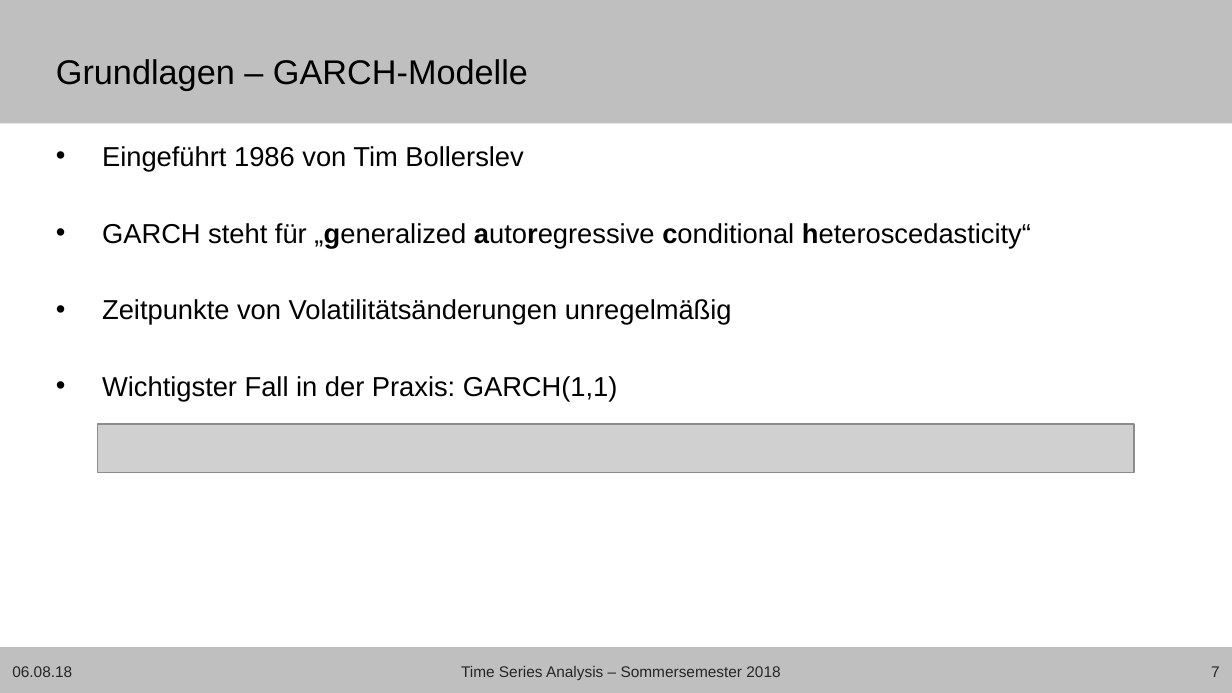
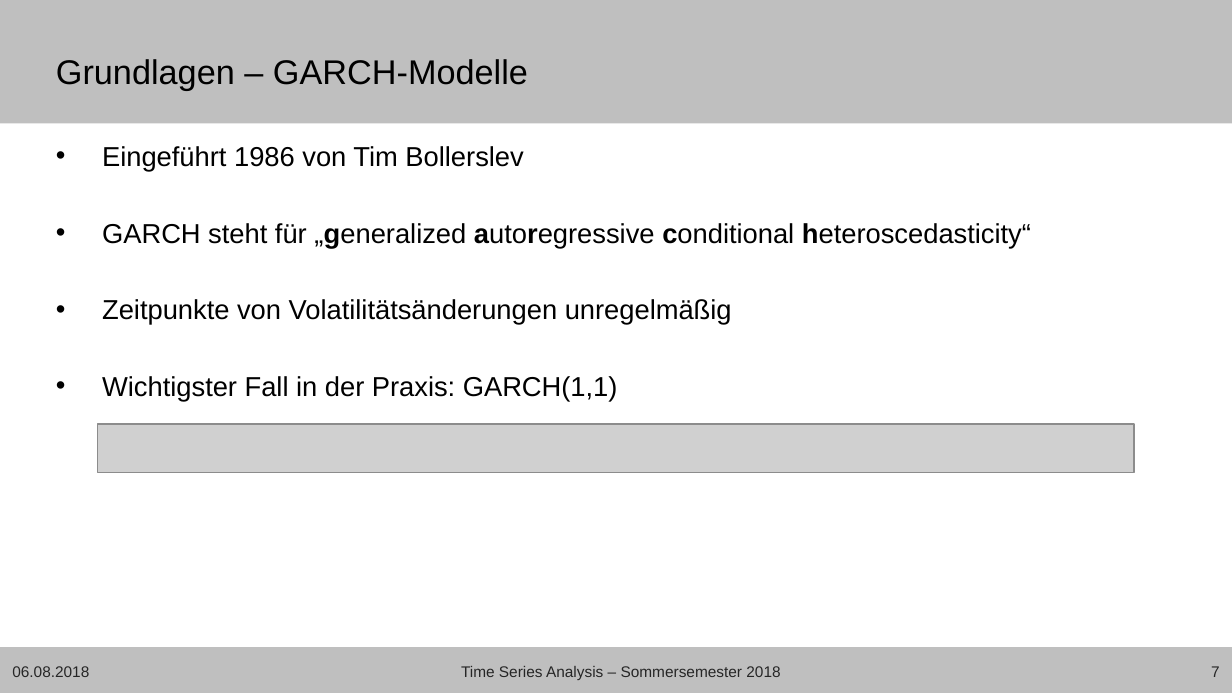
Before and after one commit to Janis90/time-series-anaysis, a slide deck: slide 7 of presentation/tsa_presentation_final.pptx. Drawn at 1232x693 pixels with LibreOffice and Linux fonts; fonts in the diff are those of the drawing; grey boxes stand for pictures; background and template pictures are left out. Boxes give left, top, right and bottom in pixels: in the first picture for what was removed or moved away, otherwise in the second. Text is boxed around its words. In the diff, an @@ line names an element or a change of style, - is before the commit and + after.

```diff
--- a/presentation/tsa_presentation_final.pptx
+++ b/presentation/tsa_presentation_final.pptx
@@ text at [12, 666, 89, 677]: text changed @@
-06.08.18
+06.08.2018
```
Also in this commit, not shown: 22 other slides changed.
